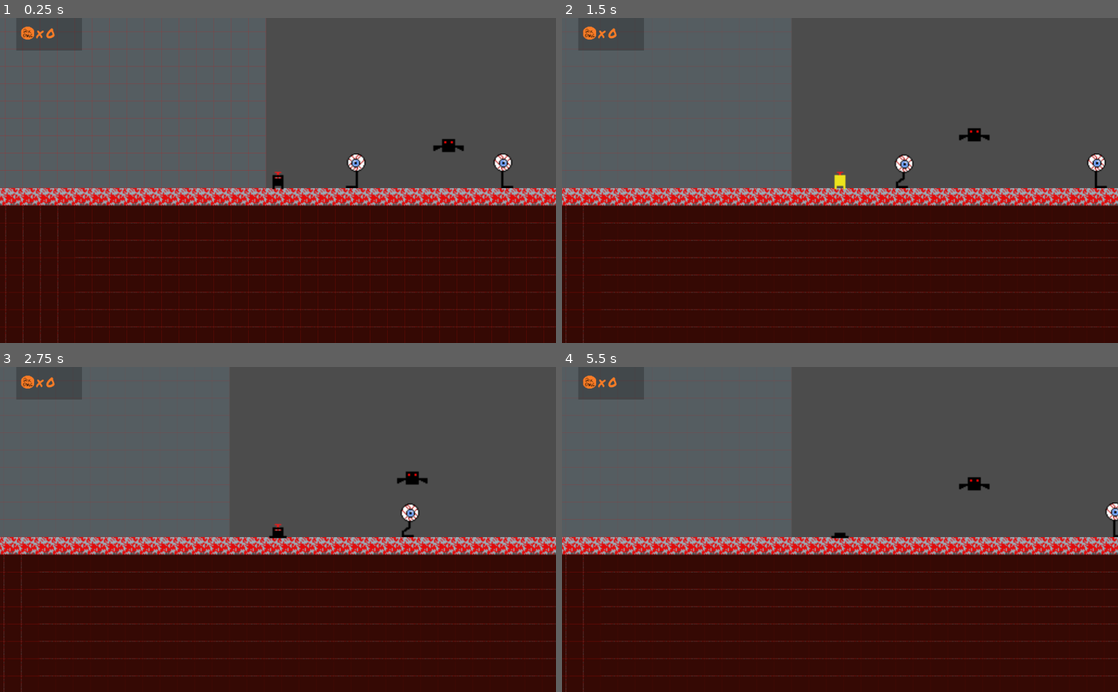
Above: before the commit, frames 1-4 (two rows, left to right).
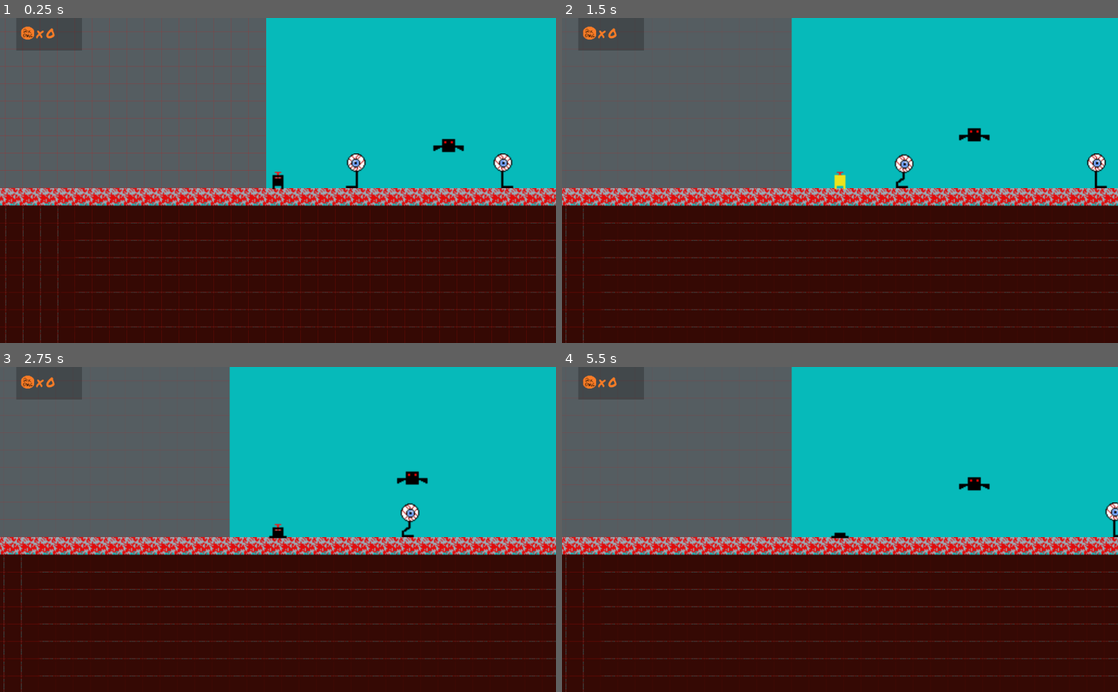
Above: after the commit, the same moments.

Repository: tompasini/Born4Lazers
Game: Godot game, scene res://Level1.tscn
Same seed, same stepped clock (60 frames per second), same inputs: the game is played once before the commit and once after it.
Inputs (mouse positions are in pixels of both pictures, inside the frame that each line leads up to):
- Up to frame 1 (0.25 s): no input
- Up to frame 2 (1.5 s): move the mouse to (962, 164) at 0.52 s; hold D (right) from 0.53 s (still down); click (962, 164) at 0.6 s; tap Space (jump) at 0.77 s; move the mouse to (728, 196) at 1.27 s; click (728, 196) at 1.35 s
- Up to frame 3 (2.75 s): tap Space (jump) at 1.52 s; move the mouse to (333, 458) at 2.02 s; release D (right) at 2.03 s; hold A (left) from 2.03 s (still down); click (333, 458) at 2.1 s
- Up to frame 4 (5.5 s): move the mouse to (812, 594) at 2.77 s; release A (left) at 2.78 s; hold D (right) 2.78-4.28 s; click (812, 594) at 2.85 s; tap Space (jump) at 3.02, 3.77, 4.52 s; move the mouse to (1006, 578) at 3.52 s; click (1006, 578) at 3.6 s; move the mouse to (673, 480) at 4.27 s; hold A (left) 4.28-5.03 s; click (673, 480) at 4.35 s; move the mouse to (867, 529) at 5.02 s; hold D (right) from 5.03 s (still down); click (867, 529) at 5.1 s

The runs differ from the first frame. In frame 1, 27% of the frame differs, in the area x 0-100%, y 0-58%; in frame 2, 31%; in frame 3, 31%; in frame 4, 31%, in the area x 0-100%, y 0-99%.

Commit message:
background

Diff:
--- a/Level1.tscn
+++ b/Level1.tscn
@@ -9,6 +9,7 @@
 [ext_resource path="res://HUD.gd" type="Script" id=7]
 [ext_resource path="res://RedBat.tscn" type="PackedScene" id=8]
 [ext_resource path="res://Eyebes.tscn" type="PackedScene" id=9]
+[ext_resource path="res://Assets/Backgrounds/Red World/Background #1.png" type="Texture" id=10]
 
 [sub_resource type="RectangleShape2D" id=1]
 extents = Vector2( 24, 8 )
@@ -27,6 +28,11 @@
 font_data = ExtResource( 6 )
 
 [node name="Level1" type="Node2D"]
+
+[node name="Sprite" type="Sprite" parent="."]
+position = Vector2( 443.5, 122.5 )
+scale = Vector2( 2.38594, 1.51042 )
+texture = ExtResource( 10 )
 
 [node name="TilesOneWay" type="TileMap" parent="."]
 tile_set = ExtResource( 3 )
Binary file added: Assets/Backgrounds/Red World/Background #1.png
Not shown, added: Assets/Backgrounds/Red World/Background #1.png.import
Not shown: 1 places in Level1.tscn that only renumber resources
